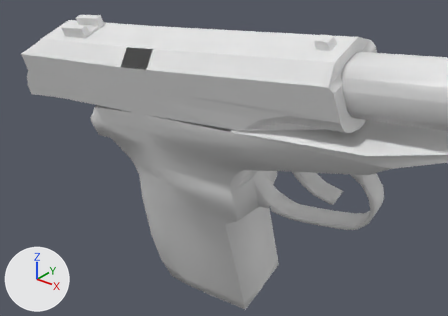
Before and after pictures for a commit that changed the OBJ model Vertex_Animation_Compiler/Assets/Makarov_Pistol_Reload134.obj.
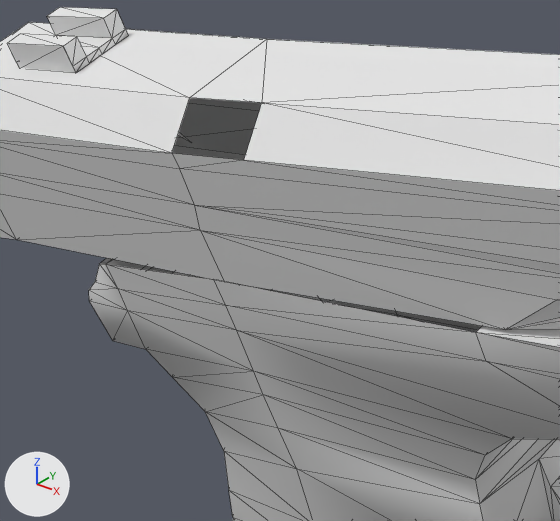
Each version is shown whole from a camera (50 mm lens) standing at (0.4882, -0.2682, 0.0096) and looking at (0.3742, -0.1257, -0.0788), then close up on the part from 13% to 58% of the width and 4% to 63% of the height. Arrows for +X, +Y and +Z are at lower left; the lights stay in place. The close-ups show mesh edges as thin lines. Where no turn or scale is listed for an object, it has been applied to the vertices.

The first close-up shows 'Rest_of_the_gun_Sphere', 'Top_Slider_Sphere.001'.
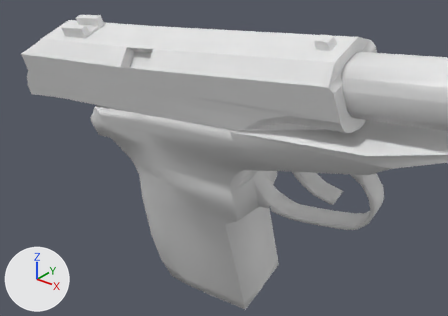
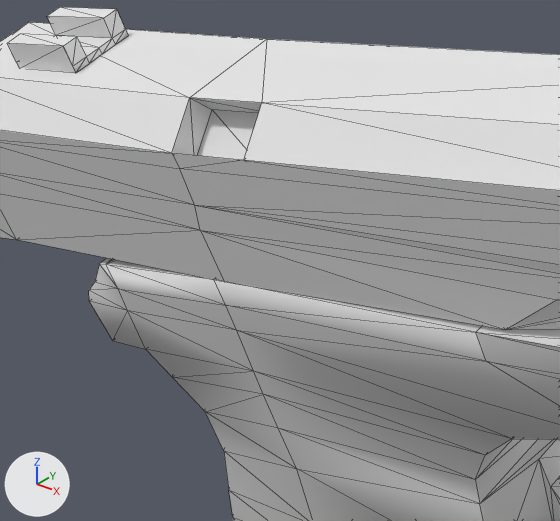
Changed parts and their boxes [x1, y1, x2, y2] in the close-ups (560 x 521 px):
part 1 of me_rest_of_the_gun_sphere, added: after [100, 258, 482, 332]
part 2 of me_top_slider_sphere_001, added: after [172, 98, 262, 160]

Diff of the bpy script that builds the scene:
```diff
--- a/Vertex_Animation_Compiler/Assets/Makarov_Pistol_Reload134.obj.py
+++ b/Vertex_Animation_Compiler/Assets/Makarov_Pistol_Reload134.obj.py
@@ me_rest_of_the_gun_sphere @@
 me_rest_of_the_gun_sphere.from_pydata(...)  # 272 vertices, 519 faces; spans x 0.3168..0.4629, y -0.1384..-0.083, z -0.1577..-0.0295
 # used by ob_rest_of_the_gun_sphere; location = (0.0, 0.0, 0.0)
 # verts and faces of me_rest_of_the_gun_sphere; kept vertices keep their numbers, new ones are numbered from 272
 # before: 164 (0.3849, -0.1128, -0.055), 166 (0.3229, -0.1354, -0.0706) at pixel (99, 263), 175 (0.3242, -0.1355, -0.0703) at pixel (105, 264), 178 (0.3853, -0.1368, -0.0628) at pixel (475, 332), 179 (0.3449, -0.1362, -0.067) at pixel (213, 279)
 # before: 180 (0.3238, -0.1115, -0.0625), 181 (0.3445, -0.1122, -0.0593), 183 (0.3225, -0.1114, -0.0628)
+# me_rest_of_the_gun_sphere part 1
+faces += [(164, 181, 179), (175, 179, 181), (166, 175, 183), (164, 179, 178), (175, 181, 180), (175, 180, 183)]
@@ me_top_slider_sphere_001 @@
 # used by ob_top_slider_sphere_001; location = (0.0, 0.0, 0.0)
-me_top_slider_sphere_001.from_pydata(...)  # 127 vertices, 227 faces; spans x 0.2838..0.4221, y -0.1422..-0.1108, z -0.0746..-0.0306
+me_top_slider_sphere_001.from_pydata(...)  # 131 vertices, 237 faces; spans x 0.2838..0.4221, y -0.1422..-0.1108, z -0.0746..-0.0306
+# me_top_slider_sphere_001 part 2
+# 4 vertices are added at (0.3573, -0.1388, -0.0504), (0.3457, -0.1387, -0.0519), (0.3568, -0.1351, -0.0449), (0.3451, -0.1349, -0.0464)
+# 10 new faces join them
```
